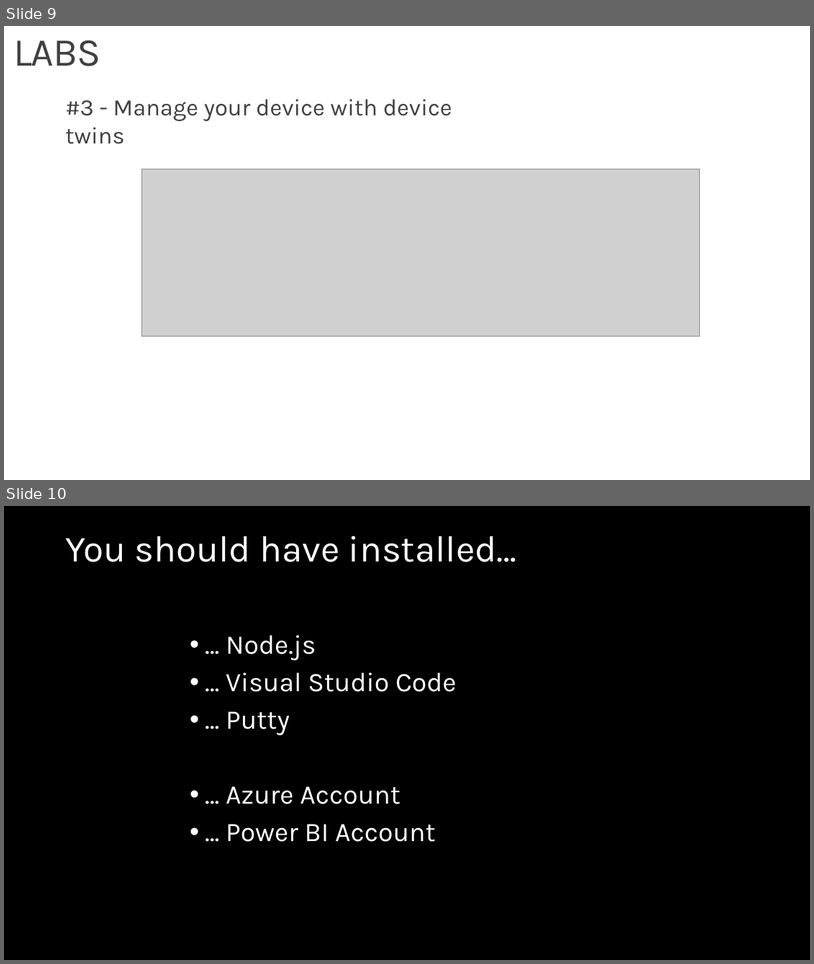
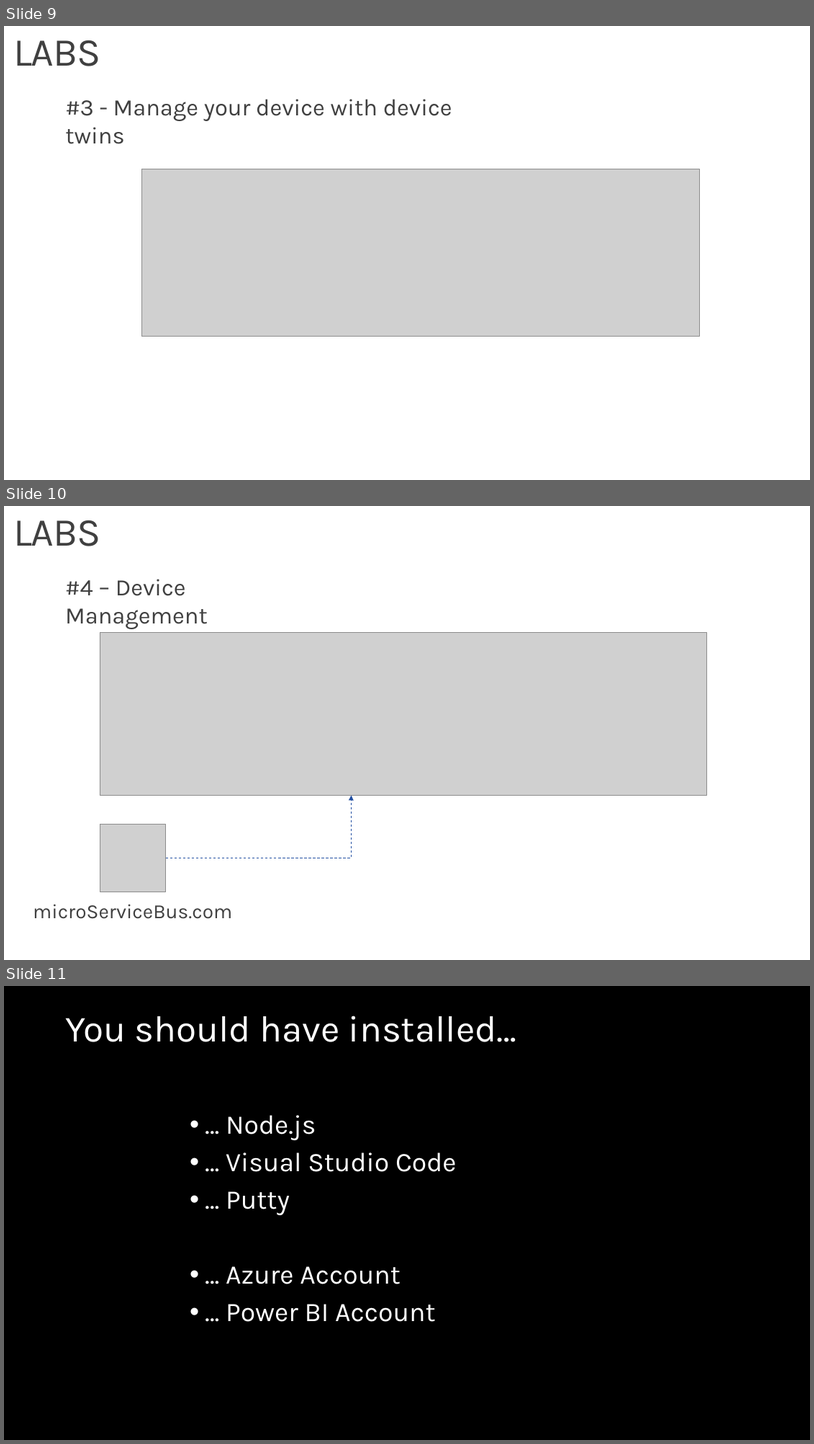
Before and after one commit to wmmihaa/azureiotbootcamp, a slide deck: presentation/IoT Bootcamp.pptx. Shown one above the other, each under a label of ours: slides 9 and 10 before the commit, slides 9, 10 and 11 after it. The pictures are 814x964 and 814x1444 pixels, drawn with LibreOffice and Linux fonts; fonts in the diff are those of the drawing; grey boxes stand for pictures; background and template pictures are left out. Boxes give left, top, right and bottom in pixels: in the first picture for what was removed or moved away, otherwise in the second. Text is boxed around its words. In the diff, an @@ line names an element or a change of style, - is before the commit and + after.

```diff
--- a/presentation/IoT Bootcamp.pptx
+++ b/presentation/IoT Bootcamp.pptx
@@ slide 10 added at bbox=[4, 506, 810, 960], background #FFFFFF @@
@@ title added at bbox=[13, 520, 100, 546], 47 pt, text #404040 @@
+LABS
@@ text added at bbox=[65, 579, 208, 629], 28 pt, text #404040 @@
+#4 – Device Management
@@ picture added at bbox=[100, 633, 707, 795] @@
@@ elbow arrow added from (165, 858) to (351, 795), #2350A2 0.75 pt dashed @@
@@ picture added at bbox=[100, 824, 165, 892] @@
@@ text added at bbox=[33, 904, 232, 919], 24 pt, text #404040 @@
+microServiceBus.com
@@ what was slide 10 is now slide 11 @@
```
Also in this commit, not shown: 1 slide changed, 1 other file.
